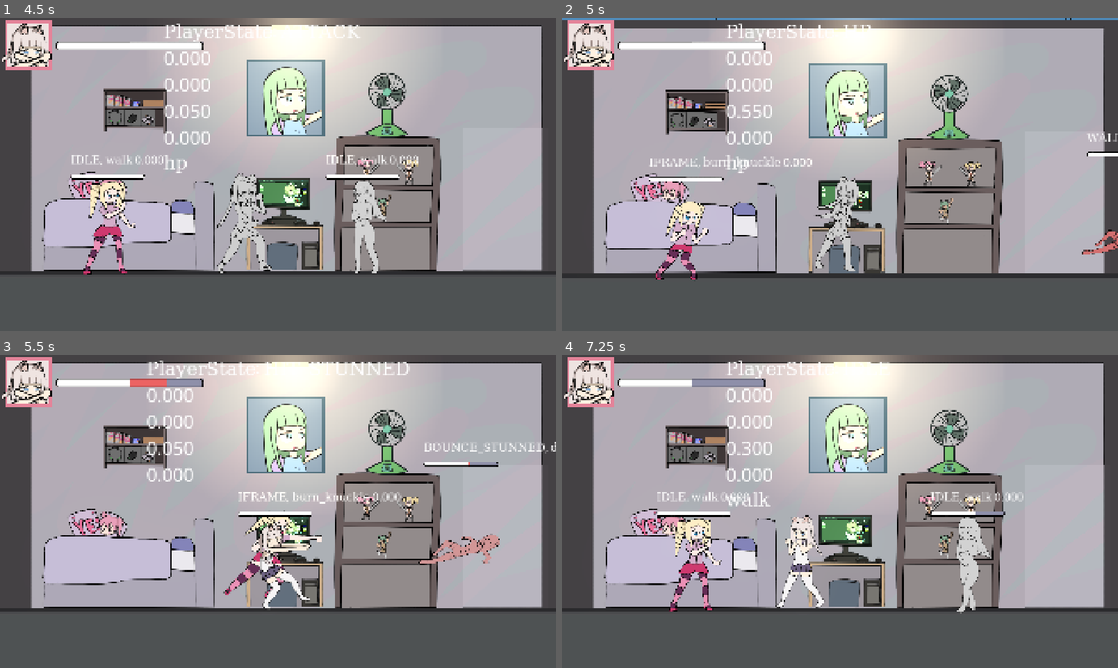
Above: before the commit, frames 1-4 (two rows, left to right).
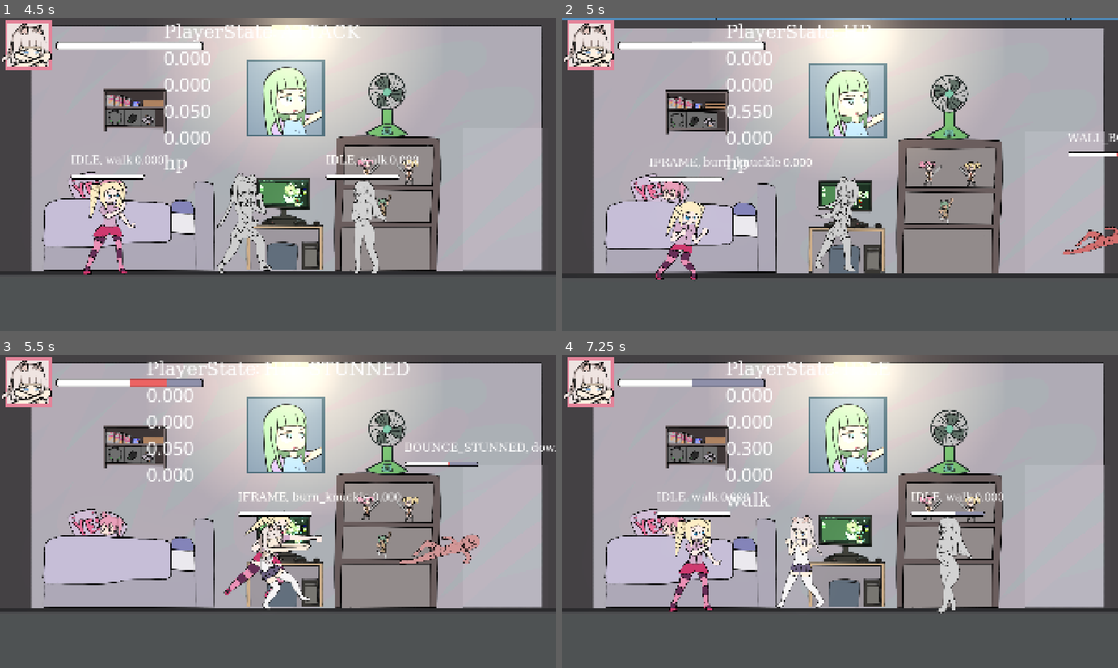
Above: after the commit, the same moments.

Repository: BeatMil/AnimuFight
Game: Godot game, scene res://scenes/stage01.tscn
The game is run twice, just before and just after one commit, with the same random seed, the same clock (stepped at 60 frames per second) and the same inputs. This scene is started directly instead of the project's main scene.
Inputs (mouse positions are in pixels of both pictures, inside the frame that each line leads up to):
- Up to frame 1 (4.5 s): tap Enter (ui_accept) at 0.5, 0.77, 1.52, 3.02 s; move the mouse to (400, 158) at 0.52 s; hold Space (block) 0.53-1.28 s; hold D (right) 0.53-2.03 s; click (400, 158) at 0.67 s; move the mouse to (166, 190) at 1.27 s; tap L (dodge) at 1.35 s; move the mouse to (333, 105) at 2.02 s; hold A (left) 2.03-2.78 s; hold , (execute) 2.03-2.78 s; move the mouse to (250, 237) at 2.77 s; hold D (right) 2.78-3.5 s; tap U (grab) at 2.85 s; click (250, 237) at 2.92 s; click "Restart" at 3.5 s; move the mouse to (444, 221) at 4.27 s; hold D (right) from 4.28 s (still down); hold J (hp) from 4.28 s (still down)
- Up to frame 2 (5 s): keep holding D (right); keep holding J (hp); tap Enter (ui_accept) at 4.52 s
- Up to frame 3 (5.5 s): move the mouse to (111, 464) at 5.02 s; release D (right) at 5.03 s; release J (hp) at 5.03 s; hold A (left) from 5.03 s (still down); tap K (lp) at 5.1 s; tap Enter (ui_accept) at 5.27 s
- Up to frame 4 (7.25 s): move the mouse to (867, 511) at 5.77 s; release A (left) at 5.78 s; hold D (right) 5.78-6.53 s; hold Space (block) 5.78-6.53 s; click (867, 511) at 5.92 s; move the mouse to (756, 433) at 6.52 s; hold A (left) from 6.53 s (still down); tap L (dodge) at 6.6 s; tap Enter (ui_accept) at 6.77 s

Frame 1 is identical in both runs. In frame 2, 0.6% of the frame differs, in the area x 90-100%, y 36-76%; in frame 3, 1.3%; in frame 4, 2.2%, in the area x 62-83%, y 43-83%.

Commit message:
Fix shelf2 not move down when shoot_up

Diff:
--- a/scenes/stage01.tscn
+++ b/scenes/stage01.tscn
@@ -665,6 +665,33 @@
 fill = 1
 fill_from = Vector2(0.5, 0.5)
 
+[sub_resource type="Animation" id="Animation_r2yrr"]
+length = 0.001
+tracks/0/type = "value"
+tracks/0/imported = false
+tracks/0/enabled = true
+tracks/0/path = NodePath(".:visible")
+tracks/0/interp = 1
+tracks/0/loop_wrap = true
+tracks/0/keys = {
+"times": PackedFloat32Array(0),
+"transitions": PackedFloat32Array(1),
+"update": 1,
+"values": [true]
+}
+tracks/1/type = "value"
+tracks/1/imported = false
+tracks/1/enabled = true
+tracks/1/path = NodePath("topLight:color")
+tracks/1/interp = 1
+tracks/1/loop_wrap = true
+tracks/1/keys = {
+"times": PackedFloat32Array(0),
+"transitions": PackedFloat32Array(1),
+"update": 0,
+"values": [Color(0.873376, 0.846046, 0.609001, 1)]
+}
+
 [sub_resource type="Animation" id="Animation_siln8"]
 resource_name = "light_breaks"
 tracks/0/type = "audio"
@@ -707,33 +734,6 @@
 "values": [Color(0.628985, 0.628985, 0.628985, 1)]
 }
 
-[sub_resource type="Animation" id="Animation_r2yrr"]
-length = 0.001
-tracks/0/type = "value"
-tracks/0/imported = false
-tracks/0/enabled = true
-tracks/0/path = NodePath(".:visible")
-tracks/0/interp = 1
-tracks/0/loop_wrap = true
-tracks/0/keys = {
-"times": PackedFloat32Array(0),
-"transitions": PackedFloat32Array(1),
-"update": 1,
-"values": [true]
-}
-tracks/1/type = "value"
-tracks/1/imported = false
-tracks/1/enabled = true
-tracks/1/path = NodePath("topLight:color")
-tracks/1/interp = 1
-tracks/1/loop_wrap = true
-tracks/1/keys = {
-"times": PackedFloat32Array(0),
-"transitions": PackedFloat32Array(1),
-"update": 0,
-"values": [Color(0.873376, 0.846046, 0.609001, 1)]
-}
-
 [sub_resource type="AnimationLibrary" id="AnimationLibrary_hw0fy"]
 _data = {
 &"RESET": SubResource("Animation_r2yrr"),
@@ -880,6 +880,9 @@
 
 [node name="Shelf" parent="." instance=ExtResource("25_qfycc")]
 position = Vector2(1325, 635)
+
+[node name="Shelf2" parent="Shelf" instance=ExtResource("31_siln8")]
+position = Vector2(-859.936, -339.22)
 
 [node name="DebrisArea2D" type="Area2D" parent="."]
 position = Vector2(2403, 609)
@@ -947,7 +950,6 @@
 [node name="WallInvi" parent="." instance=ExtResource("11_g2h18")]
 position = Vector2(2146, 352)
 scale = Vector2(1.64324, 1)
-collision_layer = 0
 
 [node name="CameraPos" type="Marker2D" parent="."]
 position = Vector2(942, 683)
@@ -1213,9 +1215,6 @@
 position = Vector2(1000, 32)
 attenuation = 0.5
 bus = &"LouderBus"
-
-[node name="Shelf2" parent="." instance=ExtResource("31_siln8")]
-position = Vector2(465.064, 295.78)
 
 [connection signal="body_entered" from="DebrisArea2D" to="." method="_on_debris_area_2d_body_entered"]
 [connection signal="body_entered" from="BounceToLeft" to="." method="_on_bounce_to_left_body_entered"]
